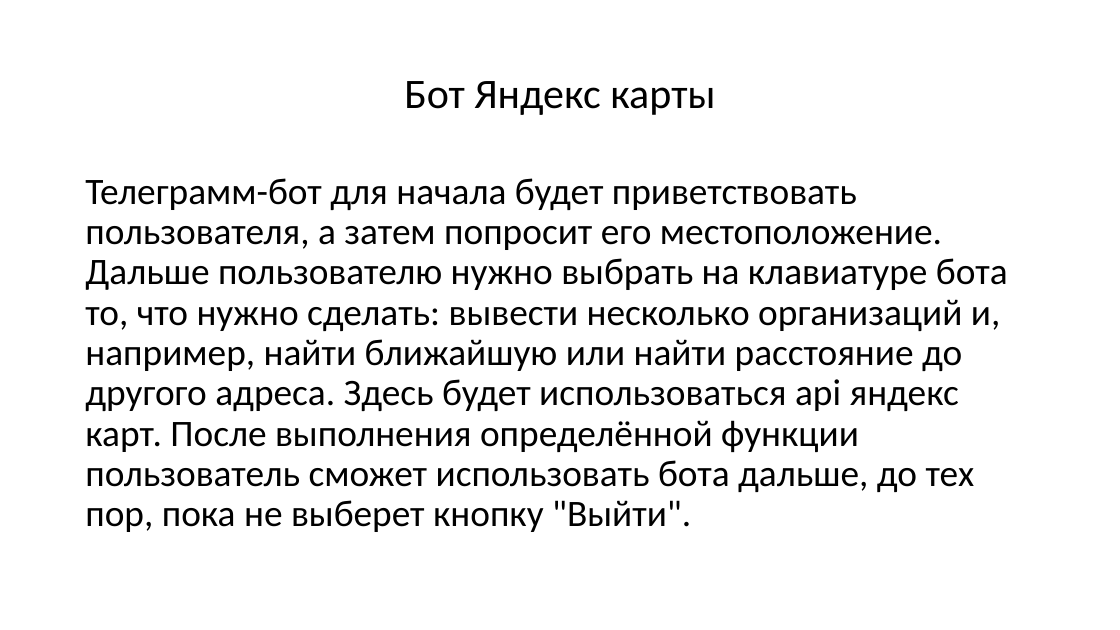
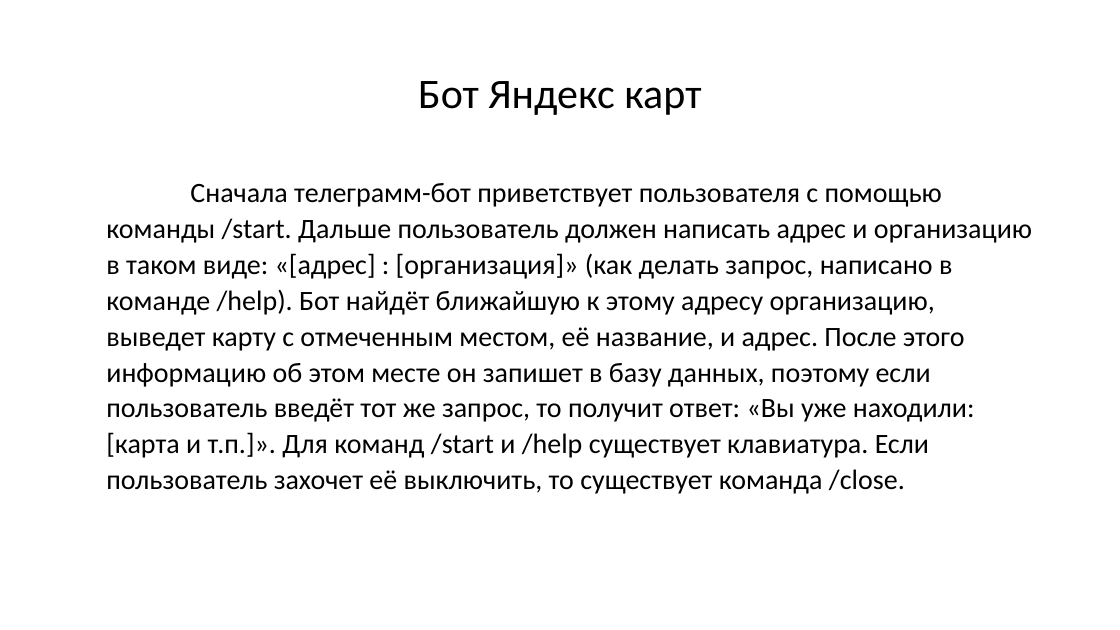
Before and after one commit to LeonKorolev2304/telegram_bot_geo, a slide deck: slide 3 of Презентация.pptx. Drawn at 1120x630 pixels with LibreOffice and Linux fonts; fonts in the diff are those of the drawing. Boxes give left, top, right and bottom in pixels: in the first picture for what was removed or moved away, otherwise in the second. Text is boxed around its words. In the diff, an @@ line names an element or a change of style, - is before the commit and + after.

```diff
--- a/Презентация.pptx
+++ b/Презентация.pptx
@@ title at [418,81,701,115]: text changed @@
-Бот Яндекс карты
+Бот Яндекс карт
@@ text at [106,183,1032,494]: text changed; size 32 to 24 pt @@
-Телеграмм-бот для начала будет приветствовать пользователя, а затем попросит его местоположение. Дальше пользователю нужно выбрать на клавиатуре бота то, что нужно сделать: вывести несколько организаций и, например, найти ближайшую или найти расстояние до другого адреса. Здесь будет использоваться api яндекс карт. После выполнения определённой функции пользователь сможет использовать бота дальше, до тех пор, пока не выберет кнопку "Выйти".
+Сначала телеграмм-бот приветствует пользователя с помощью команды /start. Дальше пользователь должен написать адрес и организацию в таком виде: «[адрес] : [организация]» (как делать запрос, написано в команде /help). Бот найдёт ближайшую к этому адресу организацию, выведет карту с отмеченным местом, её название, и адрес. После этого информацию об этом месте он запишет в базу данных, поэтому если пользователь введёт тот же запрос, то получит ответ: «Вы уже находили: [карта и т.п.]». Для команд /start и /help существует клавиатура. Если пользователь захочет её выключить, то существует команда /close.
```
Also in this commit, not shown: 4 other slides changed, 1 slide added, 4 other files.
